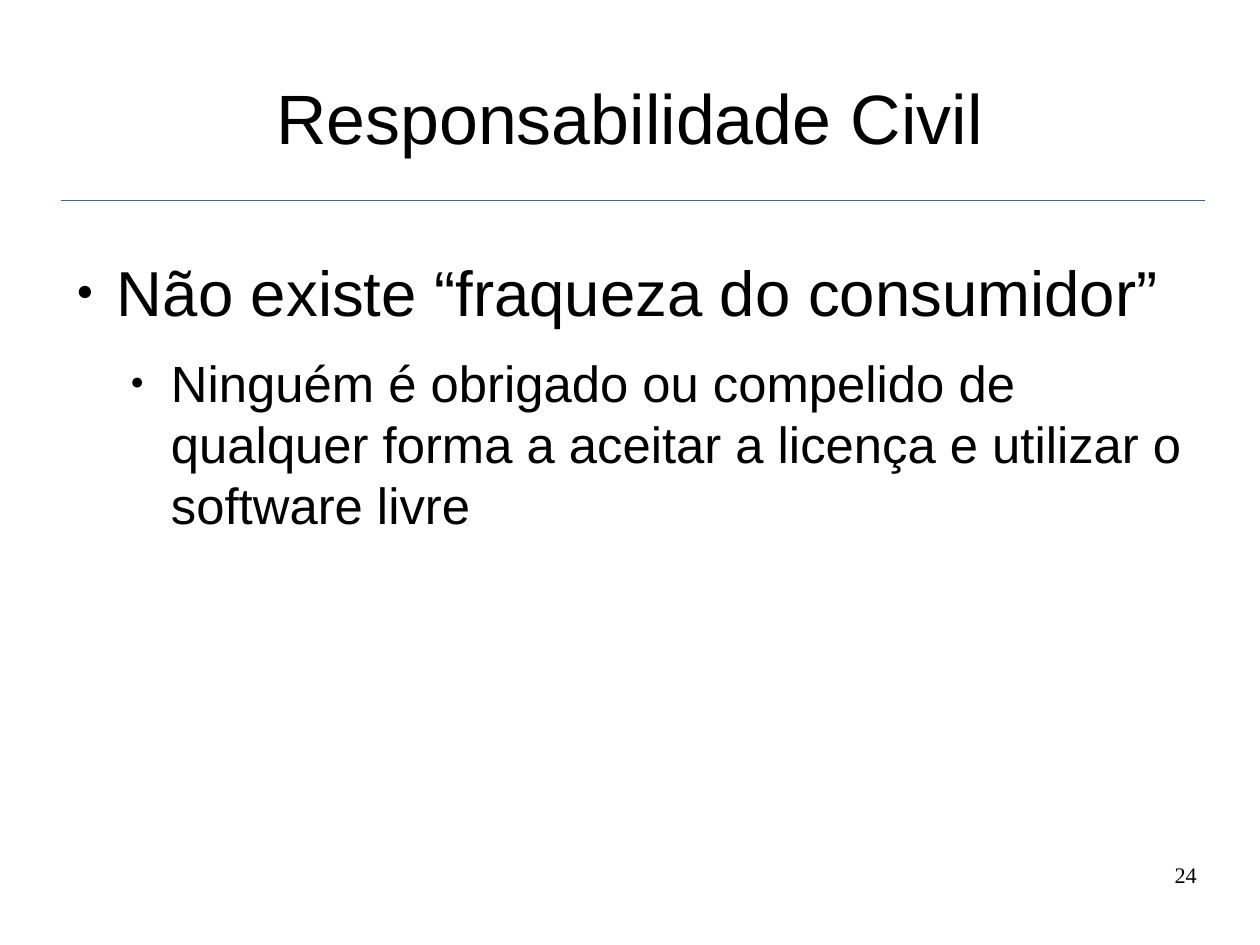
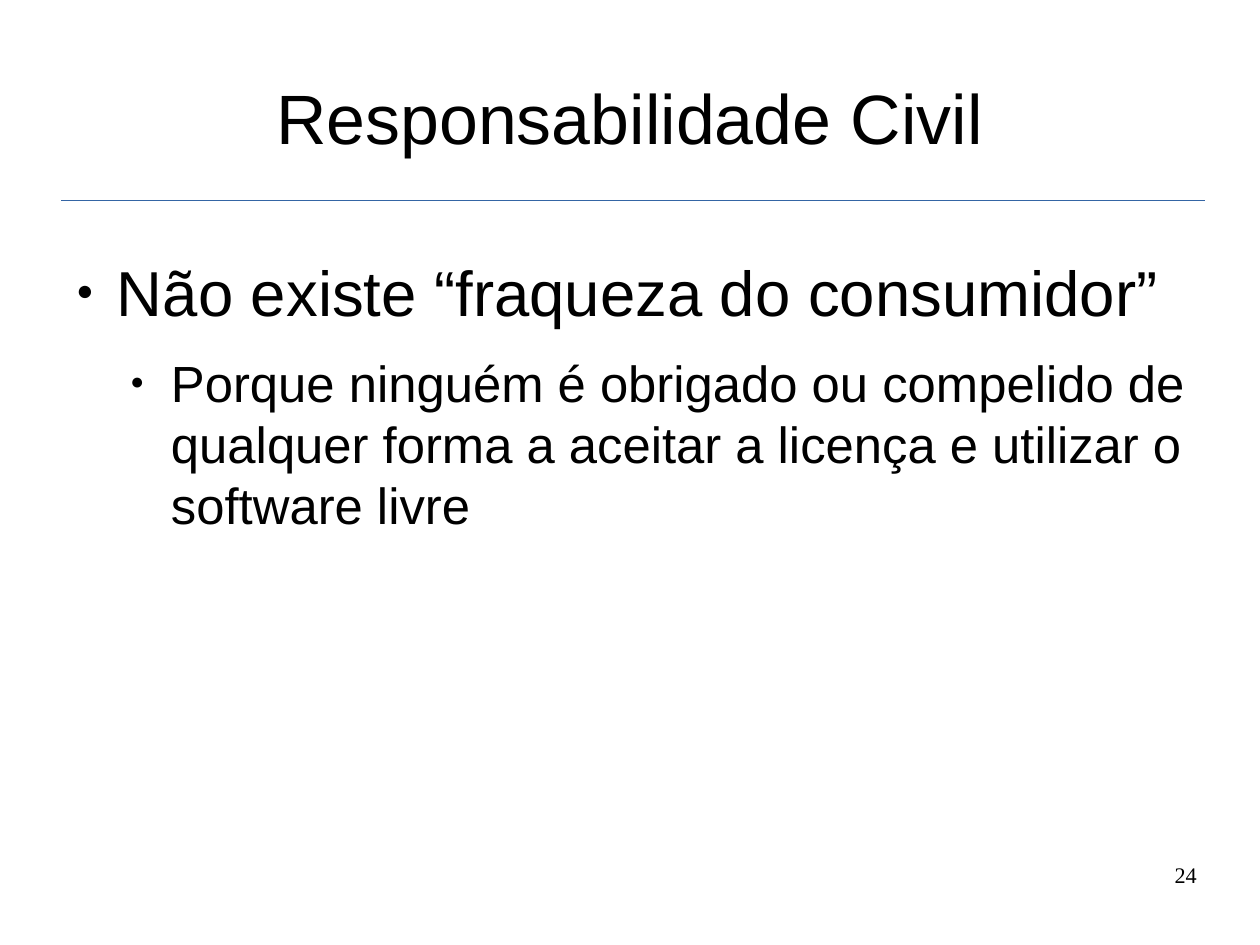
Before and after one commit to fernandocastor/aulas_floss, a slide deck: slide 24 of 09_Licencas/09_aspectos_juridicos.odp. Drawn at 1260x945 pixels with LibreOffice and Linux fonts; fonts in the diff are those of the drawing. Boxes give left, top, right and bottom in pixels: in the first picture for what was removed or moved away, otherwise in the second. Text is boxed around its words. In the diff, an @@ line names an element or a change of style, - is before the commit and + after.

```diff
--- a/09_Licencas/09_aspectos_juridicos.odp
+++ b/09_Licencas/09_aspectos_juridicos.odp
@@ text at (x1=171, y1=364, x2=1184, y2=525): text changed @@
-  ● Ninguém é obrigado ou compelido de qualquer forma a aceitar a licença e utilizar o software livre
+  ● Porque ninguém é obrigado ou compelido de qualquer forma a aceitar a licença e utilizar o software livre
```
Also in this commit, not shown: 2 other slides changed.
